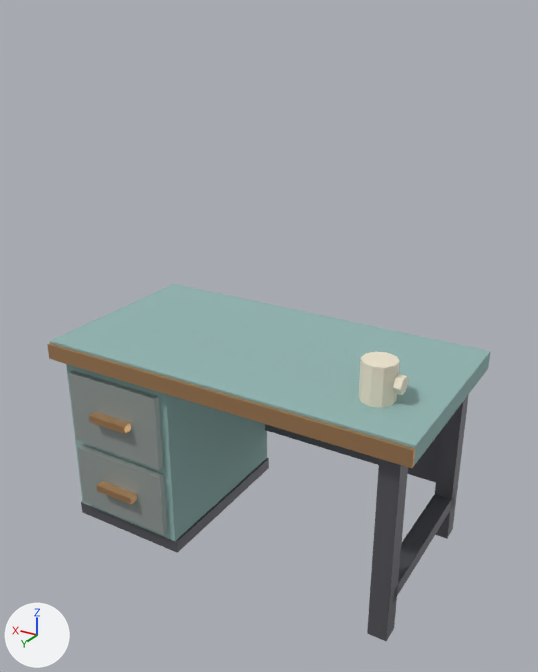
The Blender file blender/props/grabber_desk.blend as it was, and as the next commit left it.
Before and after are seen from a 50 mm lens placed at (-0.759, 1.255, 1.112), pointed at (-0.002, -0.006, 0.482). Lighting does not change. The marker at lower left points along +X, +Y and +Z. The older version comes first.

Names of what the first picture shows: 'GrabberDesk'.
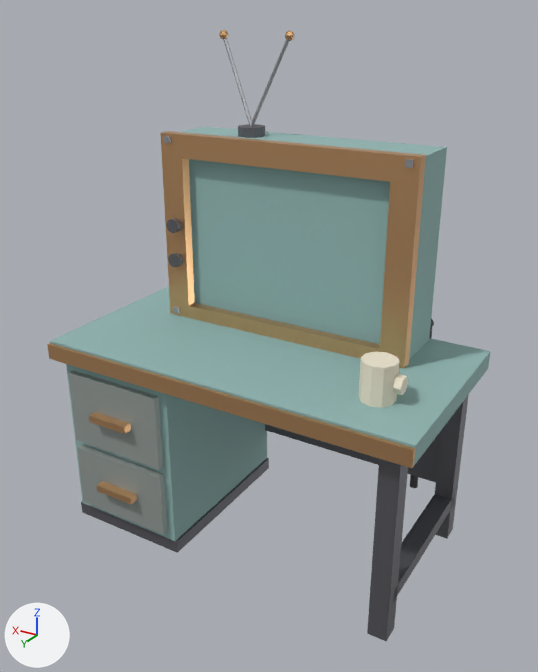
The change in detail:
Material 'DartBlack' (mat_dartblack) is new.
Its base color is (0.07, 0.07, 0.07) (dark grey #4b4b4b).
Its roughness is 0.8.
Material 'Iron' (mat_iron) is new.
Its base color is (0.42, 0.43, 0.46) (grey #adafb5).
Its metallic is 0.8.
Its roughness is 0.45.
me_grabberdesk is used by ob_grabberdesk; location (0.0, 0.0, 0.0).
me_grabberdesk had 168 vertices, 122 faces and spanned x -0.42..0.42, y -0.22..0.235, z 0.0..0.54.
me_grabberdesk now has 446 vertices, 352 faces and spans x -0.42..0.42, y -0.305..0.235, z 0.0..1.085.
me_grabberdesk part 1: a new loose piece, a box spanning x -0.29..0.29, y -0.205..-0.069, z 0.462..0.875, in mat_paint (greyish cyan #93b6b3).
me_grabberdesk part 2: a new loose piece, a box spanning x -0.295..0.295, y -0.071..-0.045, z 0.83..0.88, in mat_copper (beige #e5b381).
me_grabberdesk part 3: a new loose piece, a box spanning x -0.295..0.295, y -0.071..-0.045, z 0.457..0.49, in mat_copper (beige #e5b381).
me_grabberdesk part 4: a new loose piece, a box spanning x -0.295..-0.24, y -0.071..-0.045, z 0.49..0.83, in mat_copper (beige #e5b381).
me_grabberdesk part 5: a new loose piece, a box spanning x 0.24..0.295, y -0.071..-0.045, z 0.49..0.83, in mat_copper (beige #e5b381).
me_grabberdesk part 6: a new loose piece, a 10-sided cylinder along y spanning x 0.25..0.28, y -0.045..-0.03, z 0.664..0.696, in mat_irondark (grey #737379).
me_grabberdesk part 7: a new loose piece, a 10-sided cylinder along y spanning x 0.25..0.28, y -0.045..-0.03, z 0.584..0.616, in mat_irondark (grey #737379).
me_grabberdesk part 8: a new loose piece, a box spanning x -0.282..-0.268, y -0.045..-0.04, z 0.86..0.874, in mat_iron (grey #adafb5).
me_grabberdesk part 9: a new loose piece, a box spanning x 0.268..0.282, y -0.045..-0.04, z 0.86..0.874, in mat_iron (grey #adafb5).
me_grabberdesk part 10: a new loose piece, a UV sphere (6 segments, 4 rings, poles along z) spanning x 0.031..0.049, y -0.167..-0.147, z 1.065..1.085, in mat_copper (beige #e5b381).
me_grabberdesk part 11: a new loose piece, an 8-sided cylinder along z spanning x 0.09..0.15, y -0.167..-0.107, z 0.875..0.895, in mat_irondark (grey #737379).
me_grabberdesk part 12: a new loose piece, a UV sphere (6 segments, 4 rings, poles along z) spanning x 0.191..0.209, y -0.167..-0.147, z 1.065..1.085, in mat_copper (beige #e5b381).
me_grabberdesk part 13: a new loose piece, a 10-sided cylinder along z spanning x -0.28..-0.26, y -0.26..-0.24, z 0.05..0.482, in mat_dartblack (dark grey #4b4b4b).
Part 14, on me_grabberdesk:
18 vertices are added at x -0.23..0.23, y -0.305..-0.133, z 0.492..1.077.
5 new vertices lie (0.08, 0.02, -0.18) away from vertices in x 0.036..0.043, y -0.16..-0.153, z 1.074..1.077.
5 new vertices lie (0.08, -0.02, 0.18) away from vertices in x 0.117..0.124, y -0.14..-0.133, z 0.894..0.897.
6 new faces join them, mat_paint (greyish cyan #93b6b3).
14 new faces join them, mat_iron (grey #adafb5).
Other edits to the shape of me_grabberdesk do not show in these pictures.
me_grabberdesk gains material mat_iron (grey #adafb5).
me_grabberdesk gains material mat_dartblack (dark grey #4b4b4b).

What differs and where, as boxes (x1, y1, x2, y2) in the pictures (538 x 672 px):
'GrabberDesk', reshaped (71% taller): before (47, 284, 491, 641); after (47, 30, 491, 641)
part 1 of me_grabberdesk, added: after (180, 126, 447, 360)
part 2 of me_grabberdesk, added (beige): after (160, 131, 426, 185)
part 3 of me_grabberdesk, added (beige): after (170, 302, 410, 369)
part 4 of me_grabberdesk, added (beige): after (380, 182, 424, 355)
part 5 of me_grabberdesk, added (beige): after (162, 156, 195, 306)
part 6 of me_grabberdesk, added: after (166, 218, 182, 233)
part 7 of me_grabberdesk, added: after (168, 252, 183, 267)
part 8 of me_grabberdesk, added: after (405, 159, 414, 168)
part 9 of me_grabberdesk, added: after (164, 136, 171, 143)
part 10 of me_grabberdesk, added: after (285, 30, 295, 41)
part 11 of me_grabberdesk, added: after (238, 124, 265, 138)
part 12 of me_grabberdesk, added: after (219, 30, 228, 39)
part 13 of me_grabberdesk, added: after (410, 327, 432, 488)
part 14 of me_grabberdesk, added: after (223, 38, 289, 126)
